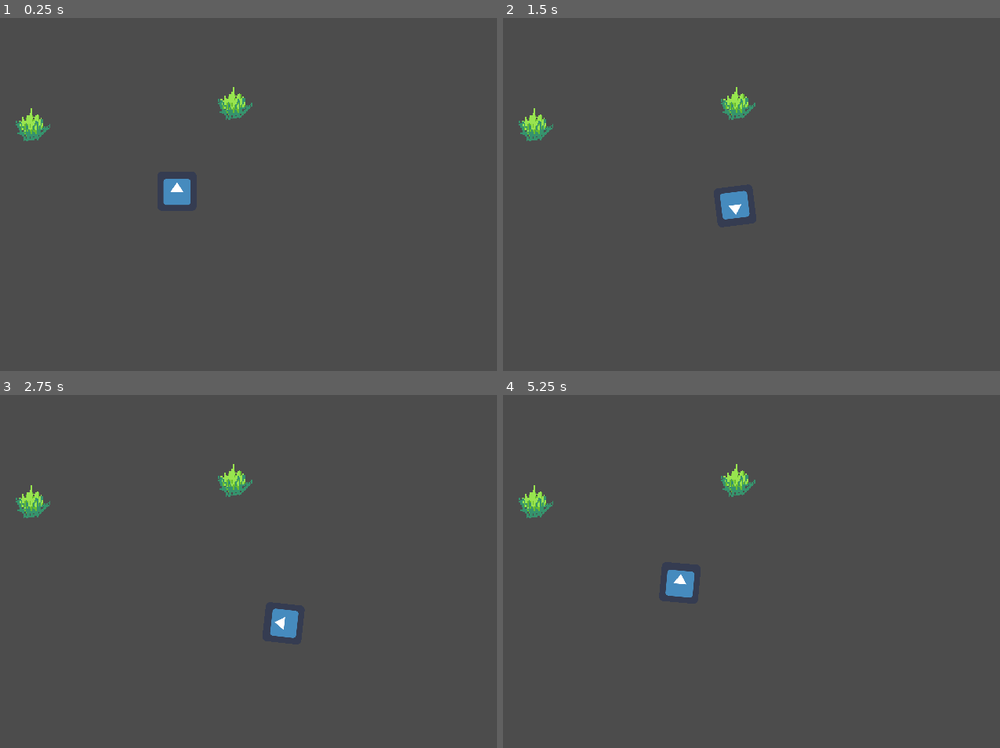
Above: before the commit, frames 1-4 (two rows, left to right).
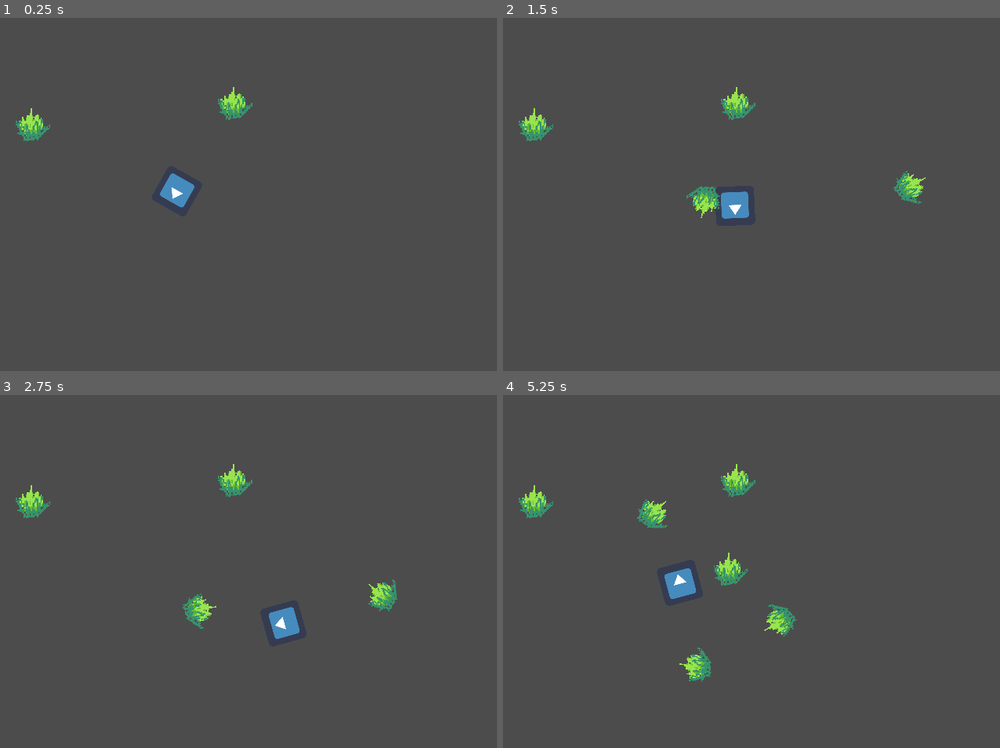
Above: after the commit, the same moments.

Repository: JMWProductions/mysterious-forest
Game: Godot game, scene res://scenes/ForestScene.tscn
The game is run twice, just before and just after one commit, with the same random seed, the same clock (stepped at 60 frames per second) and the same inputs. The engine's default icon, where the game draws it, is replaced by a stand-in: a white triangle on a blue panel in a dark square.
Inputs (mouse positions are in pixels of both pictures, inside the frame that each line leads up to):
- Up to frame 1 (0.25 s): no input
- Up to frame 2 (1.5 s): tap Enter at 0.5 s; move the mouse to (826, 176) at 0.52 s; hold D (move_right) 0.53-1.28 s; click (826, 176) at 0.6 s; move the mouse to (562, 212) at 1.27 s; hold S (move_down) from 1.28 s (still down); click (562, 212) at 1.35 s
- Up to frame 3 (2.75 s): move the mouse to (248, 493) at 2.02 s; release S (move_down) at 2.03 s; hold D (move_right) from 2.03 s (still down); click (248, 493) at 2.1 s
- Up to frame 4 (5.25 s): move the mouse to (657, 642) at 2.77 s; release D (move_right) at 2.78 s; hold W (move_up) 2.78-3.53 s; click (657, 642) at 2.85 s; move the mouse to (875, 624) at 3.52 s; hold A (move_left) 3.53-5.03 s; click (875, 624) at 3.6 s; move the mouse to (outside the picture) at 4.27 s; click (outside the picture) at 4.35 s; move the mouse to (716, 571) at 5.02 s; hold S (move_down) from 5.03 s (still down); click (716, 571) at 5.1 s

The runs differ from the first frame. In frame 1, 0.2% of the frame differs, in the area x 32-40%, y 44-54%; in frame 2, 0.7%; in frame 3, 0.8%; in frame 4, 1.4%, in the area x 26-60%, y 29-82%.

Commit message:
Added throwing bushes

Diff:
--- a/project.godot
+++ b/project.godot
@@ -77,6 +77,11 @@
 , Object(InputEventKey,"resource_local_to_scene":false,"resource_name":"","device":0,"alt":false,"shift":false,"control":false,"meta":false,"command":false,"pressed":false,"scancode":16777234,"unicode":0,"echo":false,"script":null)
  ]
 }
+left_mouse_clicked={
+"deadzone": 0.5,
+"events": [ Object(InputEventMouseButton,"resource_local_to_scene":false,"resource_name":"","device":0,"alt":false,"shift":false,"control":false,"meta":false,"command":false,"button_mask":0,"position":Vector2( 0, 0 ),"global_position":Vector2( 0, 0 ),"factor":1.0,"button_index":1,"pressed":false,"doubleclick":false,"script":null)
+ ]
+}
 
 [rendering]
 
--- a/scenes/Player.tscn
+++ b/scenes/Player.tscn
@@ -2,8 +2,6 @@
 
 [ext_resource path="res://images/icon.png" type="Texture" id=1]
 [ext_resource path="res://scripts/Player.gd" type="Script" id=2]
-
-
 
 [sub_resource type="CircleShape2D" id=1]
 radius = 16.2109
@@ -16,5 +14,8 @@
 texture = ExtResource( 1 )
 
 [node name="CollisionShape2D" type="CollisionShape2D" parent="."]
-position = Vector2( 0.196972, -0.196976 )
+position = Vector2( 0.207733, -0.196976 )
 shape = SubResource( 1 )
+
+[node name="aim_point" type="Position2D" parent="."]
+position = Vector2( 16.4758, -0.0538073 )
--- /dev/null
+++ b/scenes/Rock.tscn
@@ -0,0 +1,15 @@
+[gd_scene load_steps=4 format=2]
+
+[ext_resource path="res://images/bush.png" type="Texture" id=1]
+[ext_resource path="res://scripts/Rock.gd" type="Script" id=2]
+
+[sub_resource type="CircleShape2D" id=1]
+
+[node name="Node2D" type="RigidBody2D"]
+script = ExtResource( 2 )
+
+[node name="Sprite" type="Sprite" parent="."]
+texture = ExtResource( 1 )
+
+[node name="CollisionShape2D" type="CollisionShape2D" parent="."]
+shape = SubResource( 1 )
--- a/scripts/Player.gd
+++ b/scripts/Player.gd
@@ -6,31 +6,39 @@
 # var b = "text"
 var velocity;
 var mouse_position;
+var speed;
+var rock;
 
 
 # Called when the node enters the scene tree for the first time.
 func _ready():
-
-  pass # Replace with function body.
+	rock = preload("../scenes/Rock.tscn")
 
 
 # Called every frame. 'delta' is the elapsed time since the previous frame.
 func _process(delta):
 	manage_velocity(delta)
-	move_and_collide(velocity)
-
-func _input(event):
-	if event is InputEventMouseMotion:
-		mouse_position = get_local_mouse_position()
-		rotation += mouse_position.angle()
+	manage_actions()
+	velocity = move_and_slide(velocity)
 
 func manage_velocity(delta):
 	velocity = Vector2.ZERO
+	mouse_position = get_local_mouse_position()
+	rotation += mouse_position.angle()
+
 	if Input.is_action_pressed("move_up"):
-		velocity.y = -60 * delta
+		velocity.y = -60
 	if Input.is_action_pressed("move_down"):
-		velocity.y = 60 * delta
+		velocity.y = 60
 	if Input.is_action_pressed("move_right"):
-		velocity.x = 60 * delta
+		velocity.x = 60
 	if Input.is_action_pressed("move_left"):
-		velocity.x = -60 * delta
+		velocity.x = -60
+
+func manage_actions():
+	if Input.is_action_just_pressed("left_mouse_clicked"):
+		var rock_inst = rock.instance()
+		owner.add_child(rock_inst)
+		rock_inst.transform = $aim_point.global_transform
+		rock_inst.apply_central_impulse(Vector2(200, 0))
+		rock_inst.add_torque(200)
--- /dev/null
+++ b/scripts/Rock.gd
@@ -0,0 +1,13 @@
+extends RigidBody2D
+
+# Declare member variables here. Examples:
+# var a = 2
+# var b = "text"
+
+# Called when the node enters the scene tree for the first time.
+func _ready():
+	gravity_scale = 0
+
+# Called every frame. 'delta' is the elapsed time since the previous frame.
+func _process(delta):
+	pass
